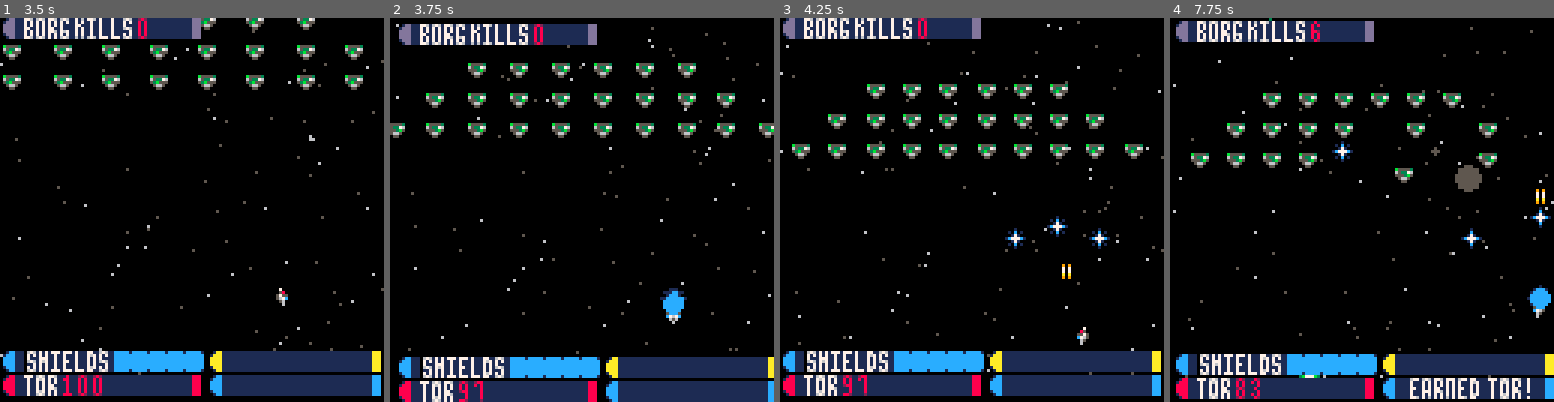
Above: before the commit, frames 1-4 (left to right).
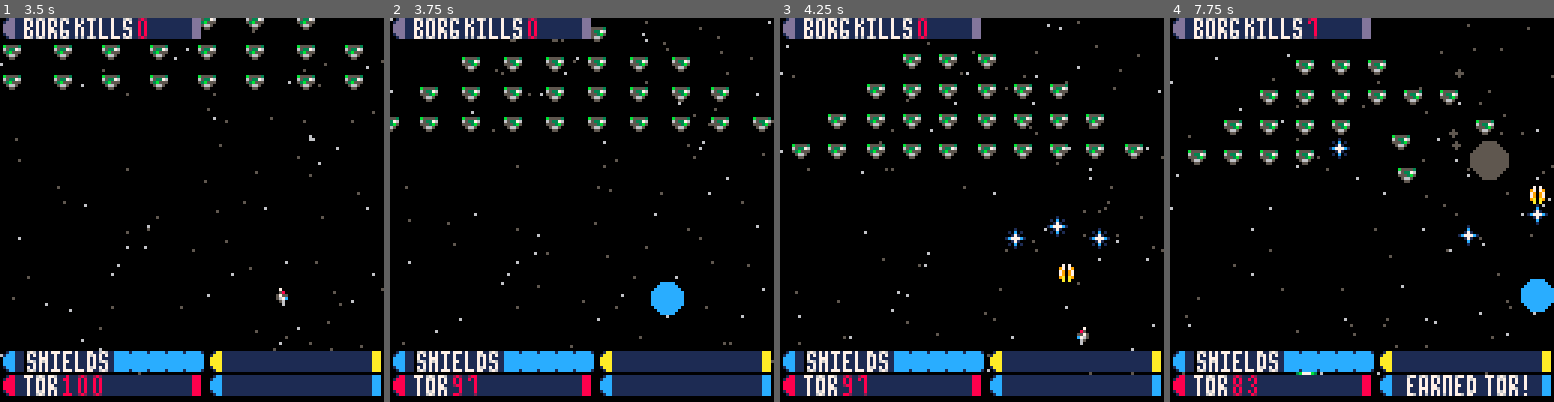
Above: after the commit, the same moments.

Repository: sicksubroutine/collective-mischief
Game: PICO-8 cartridge shmup.p8
Two runs of this game, one before a commit and one after it. Both use one fixed random seed, a clock stepped at 60 frames per second and the inputs below.
Inputs:
- Up to frame 1 (3.5 s): tap X (X key) at 0.33, 1.07, 1.85, 2.97 s; tap O (Z key) at 0.7, 1.7, 2.1, 2.5, 2.9, 3.3 s; hold Right 1.6-2.1 s; hold Up 2.15-2.42 s; hold Right 2.47-3.03 s; hold Left from 3.08 s (still down)
- Up to frame 2 (3.75 s): release Left at 3.58 s; hold Down from 3.63 s (still down); tap O (Z key) at 3.7 s
- Up to frame 3 (4.25 s): release Down at 3.97 s; hold Right from 4.02 s (still down); tap X (X key) at 4.08 s; tap O (Z key) at 4.1 s
- Up to frame 4 (7.75 s): tap O (Z key) every 0.4 s from 4.5 to 7.7 s; release Right at 4.68 s; hold Up 4.73-5.03 s; hold Left 5.08-5.68 s; tap X (X key) at 5.2, 6.32, 7.43 s; hold Down 5.73-6.03 s; hold Right 6.08-6.58 s; hold Right 6.63-7.13 s; hold Up 7.18-7.45 s; hold Right from 7.5 s (still down)

Frame 1 is identical in both runs. In frame 2, 16% of the frame differs, in the area x 0-100%, y 0-100%; in frame 3, 0.5%; in frame 4, 14%.

Commit message:
General Update.

Diff:
--- a/shmup.p8
+++ b/shmup.p8
@@ -1,11 +1,16 @@
 pico-8 cartridge // http://www.pico-8.com
 version 36
 __lua__
+--"star trek:collective mischief"
+--by chaz(🐱)
 --tng music by phlox
 --shmup tutorial by lazy devs
---star trek shmup by chaz(🐱)
+
 --todo
 -------------
+-- creating new levels
+-- pickups
+-- bombs/torpedoes
 -- nicer screens
 -- enemy spawn location
 -- pickups
@@ -64,7 +69,7 @@
 
 	wave=0
 	t=0
-
+	lastwave=9
 	btimer=1000
 	btimer2=1000
 
@@ -82,8 +87,8 @@
 	--starting game conditions
 	shields=5
 	bul2cnt=100
-	pulse_p=0.75
-	q_tor=10
+	pulse_p=25
+	q_tor=25
 	--
 	kills=0
 	parttor=0
@@ -468,13 +473,13 @@
 	if btn(5) and ded<=0 then
 		if btimer<=0 then
 			local newbul=makespr()
-			newbul.x=ship.x+1
+			newbul.x=ship.x
 			newbul.y=ship.y-1
 			newbul.spr=16
 			newbul.colw=4
 			newbul.sx=rnd(0.10)
 			newbul.sy=-4
-			muzzle2=2
+			muzzle2=6
 			add(buls,newbul)
 			sfx(0)
 			btimer=3.5
@@ -487,10 +492,10 @@
 			sfx(4)
 		end
 		if btimer2<=0 and bul2cnt>=3.24 and torout<0 then
-			shake+=3
+			--shake+=3
 			tor_spread(ship,3,1.5,time()/32)
 			sfx(1)
-			muzzle=4
+			muzzle=6
 			btimer2=20
 		end
 	end
@@ -628,6 +633,28 @@
 			end
 		end
 	end
+
+	if invul<=0 then
+		for myebul in all(muh_lazer) do
+			myebul.age+=1
+			if col(myebul,ship) and ded<=0 then
+				sfx(2)
+				shields-=4
+				invul=45
+				shake=12
+				sparks(ship.x,ship.y)
+				explodes(ship.x,ship.y,true)
+				del(muh_lazer,myebul)
+			end
+			if myebul.age>200 then
+				del(muh_lazer,myebul)
+			end
+		end
+	end
+	for myebul in all(muh_lazer) do
+		move(myebul)
+		animate(myebul)
+	end
 	-- number of kills
 	-- to get free torp
 	if parttor>=5 then
@@ -666,7 +693,7 @@
 	end
 	animstars()
 
-	if mode=="game" and #enemies==0 and ded<=0 and wave!=8 then
+	if mode=="game" and #enemies==0 and ded<=0 and wave!=9 then
 		nextwave()
 	end
 end
@@ -863,6 +890,10 @@
 		pal(1,3)
 		drwmyspr(myebul)
 		pal()
+	end
+
+	for myebul in all(muh_lazer) do
+		spr(myebul.spr,myebul.x,myebul.y,myebul.sprw,myebul.sprh)
 	end
 
 	--don't draw things below here
@@ -1084,9 +1115,10 @@
 sfx(28)
 t+=1
 	if wave==1 then
+	--opening wave
 	atkfreq=60
 	placeens({
-		{0,0,0,0,0,0,0,0,0,0},
+		{0,0,0,1,1,1,0,0,0,0},
 		{0,0,1,1,1,1,1,1,0,0},
 		{0,1,1,1,1,1,1,1,1,0},
 		{1,1,1,1,1,1,1,1,1,1}
@@ -1094,72 +1126,85 @@
 	end
 
 	if wave==2 and wavetime<=0 then
+	-- sphere introduction
+	atkfreq=55
+	placeens({
+		{0,0,2,2,2,2,2,2,0,0},
+		{0,1,1,1,1,1,1,1,1,0},
+		{2,1,1,1,1,1,1,1,1,2},
+		{2,2,2,2,2,2,2,2,2,2}
+	})
+	end
+	if wave==3 and wavetime<=0 then
+	-- medium cube introduction
+	atkfreq=50
+	placeens({
+		{3,1,2,3,3,3,3,2,1,3},
+		{2,1,2,3,3,3,1,2,1,2},
+		{2,1,2,1,1,1,1,2,1,2},
+		{0,0,0,1,2,2,1,0,0,0}
+	})
+	end
+	if wave==4 and wavetime<=0 then
+	-- pyramid intro
+	atkfreq=45
+	placeens({
+		{3,3,4,3,3,3,3,4,3,3},
+		{1,1,4,1,1,1,1,4,1,1},
+		{1,1,1,1,1,1,1,1,1,1},
+		{2,2,0,2,2,2,2,2,0,2}
+	})
+	end
+	if wave==5 and wavetime<=0 then
+	-- Assim Fed Ship
+	atkfreq=40
+	placeens({
+		{4,4,4,4,5,0,4,4,4,4},
+		{0,4,4,4,0,0,0,4,4,4},
+		{0,0,4,4,4,0,0,0,4,4},
+		{0,0,0,4,0,0,3,3,3,4}
+	})
+	end
+	-- Assim Fed Ships are Pissed
+	if wave==6 and wavetime<=0 then
+	atkfreq=30
+	placeens({
+		{5,0,0,0,5,0,0,0,0,5},
+		{0,0,3,0,0,0,0,3,0,0},
+		{0,0,3,0,0,0,0,3,0,0},
+		{0,5,0,0,0,0,0,5,0,0}
+	})
+	end
+	-- cube hell
+	if wave==7 and wavetime<=0 then
+	atkfreq=5
+	placeens({
+		{6,0,0,0,3,3,3,3,3,3},
+		{0,0,0,0,3,3,3,3,3,3},
+		{0,0,0,0,3,3,3,3,3,3},
+		{0,0,0,0,3,3,3,3,3,3}
+	})
+	end
+
+	if wave==8 and wavetime<=0 then
 	atkfreq=60
 	placeens({
-		{2,2,2,2,2,2,2,2,2,2},
-		{2,2,2,2,2,2,2,2,2,2},
-		{2,2,2,2,2,2,2,2,2,2},
-		{2,2,2,2,2,2,2,2,2,2}
-	})
-	end
-	if wave==3 and wavetime<=0 then
-	atkfreq=60
-	placeens({
-		{3,1,1,1,3,3,1,1,1,3},
-		{2,1,2,2,1,1,1,2,1,2},
-		{2,1,2,2,1,1,1,2,1,2},
-		{1,1,1,1,1,1,1,1,1,1}
-	})
-	end
-	if wave==4 and wavetime<=0 then
-	atkfreq=60
-	placeens({
-		{3,3,3,3,3,3,3,3,3,3},
-		{1,1,1,1,1,1,1,1,1,1},
-		{1,1,1,1,1,1,1,1,1,1},
-		{2,2,4,2,2,2,2,2,4,2}
-	})
-	end
-	if wave==5 and wavetime<=0 then
-	atkfreq=60
-	placeens({
-		{4,4,4,4,4,4,4,4,4,4},
-		{0,4,4,4,4,4,0,4,4,4},
-		{0,0,4,4,4,0,0,0,4,4},
-		{0,0,0,4,0,0,0,0,0,4}
-	})
-	end
-
-	if wave==6 and wavetime<=0 then
-	atkfreq=60
-	placeens({
-		{5,0,0,0,5,0,0,0,0,5},
+		{6,0,0,0,6,0,0,0,6,0},
 		{0,0,0,0,0,0,0,0,0,0},
 		{0,0,0,0,0,0,0,0,0,0},
 		{0,0,0,0,0,0,0,0,0,0}
 	})
 	end
-
-	if wave==7 and wavetime<=0 then
-	atkfreq=60
-	placeens({
-		{0,0,0,0,6,0,0,0,0,0},
-		{6,0,0,0,0,0,0,6,0,0},
-		{0,0,0,0,0,0,0,0,0,0},
-		{0,0,0,0,0,0,0,0,0,0}
-	})
-	end
-
-	if wave==8 and wavetime<=0 then
+	--final boss
+	if wave==9 and wavetime<=0 then
 	atkfreq=60
 	placeens({
 		{0,0,0,0,7,0,0,0,0,0},
 		{0,0,0,0,0,0,0,0,0,0},
 		{0,0,0,0,0,0,0,0,0,0},
-		{0,0,0,0,0,0,0,0,0,0}
+		{1,1,1,1,1,1,1,1,1,1}
 	})
 	end
-
 end
 
 function placeens(lvl)
@@ -1177,7 +1222,7 @@
 function nextwave()
 	wave+=1
 	delbul=1
-	if wave>8 and ded<=0 then
+	if wave>lastwave and ded<=0 then
 		mode="win"
 		lockout=t+50
 		music(10)
@@ -1209,31 +1254,31 @@
 	if entype==nil or entype==1 then
 		--borg probe
 		myen.spr=68
-		myen.hp=2
+		myen.hp=1
 		myen.ani={68,69,70,71}
 		myen.colw=5
 		myen.colh=6
 	elseif entype==2 then
 		-- sphere
 		myen.spr=84
-		myen.hp=3
+		myen.hp=4
 		myen.ani={84,85,86,87}
 		myen.colw=8
 		myen.colh=8
 	elseif entype==3 then
 		-- med borg cube
 		myen.spr=50
-		myen.hp=7
+		myen.hp=10
 		myen.ani={50,51,52,53}
 	elseif entype==4 then
 		-- pyramid
 		myen.spr=100
-		myen.hp=5
+		myen.hp=7
 		myen.ani={100,101,102,103}
 	elseif entype==5 then
 		-- mini boss-assimilated fed
 		myen.spr=70
-		myen.hp=15
+		myen.hp=20
 		myen.ani={72,74,76}
 		myen.sprw=2
 		myen.sprh=2
@@ -1242,7 +1287,7 @@
 	elseif entype==6 then
 		-- large cube	- main boss?
 		myen.spr=64
-		myen.hp=20
+		myen.hp=50
 		myen.ani={64}
 		myen.sprw=4
 		myen.sprh=4
@@ -1318,12 +1363,21 @@
 				myen.sy=cos(angle)+0.25
 			end
 			if t%30==0 then
-					fireshotgun(myen,6,1.5,time()/16)
+					fireshotgun(myen,5,1.5,0.10)
 			end
 			--med borg cube
 		elseif myen.type==3 then
-			myen.sy=2.5
-			myen.sx=sin(t/20)
+			myen.sy=0.5
+			myen.sx=sin(time(rnd())/20)
+			if myen.y<65 then
+				if t%40==0 then
+					aimedfire(myen,2)
+				end
+			elseif myen.y>=66 then
+				if t%30==0 then
+					fireshotgun(myen,6,1.5,-0.15)
+			end
+			end
 			-- just tweaks
 			if myen.x<32 then
 				myen.sx+=1-(myen.x/32)
@@ -1367,12 +1421,13 @@
 			--	fireshotmod(myen,2,0.75,time()/32)
 			--end
 
-			if t%30==0 then
-				fireshotgun(myen,15,1.5,time()/8)
+			if t%50==0 then
+				--fireshotgun(myen,15,1.5,time()/8)
+				fire_muh_lazer(myen)
 			end
 
 			if t%45==0 then
-				firespread(myen,25,1.25,time()/8)
+				--firespread(myen,25,1.25,time()/8)
 			end
 
 		end
@@ -1497,7 +1552,7 @@
 end
 
 function fireshotgun(myen,num,spd,base)
- local b=0.10
+ local b=base
 	for i=1,num do
 		fire(myen,(-0.30)+(b*i),spd)
 	end
@@ -1561,6 +1616,27 @@
 
 end
 
+function fire_muh_lazer(myen)
+	local newbul=makespr()
+	sfx(37)
+		if t%5==0 then
+			newbul.colh+=6
+		end
+
+	newbul.x=myen.x+9
+	newbul.y=myen.y+20
+	newbul.spr=133
+	newbul.aniframe=133
+	newbul.anispd=0.33
+	newbul.ani={165,167,169,171}
+	newbul.colw=16
+	newbul.colh=16
+	newbul.sprw=2
+	newbul.sprh=2
+	newbul.sy=1
+	add(muh_lazer,newbul)
+end
+
 
 
 
Not shown, changed: 37 lines of the sprite sheet (__gfx__) section of shmup.p8
Not shown, changed: shmup.p8.png
